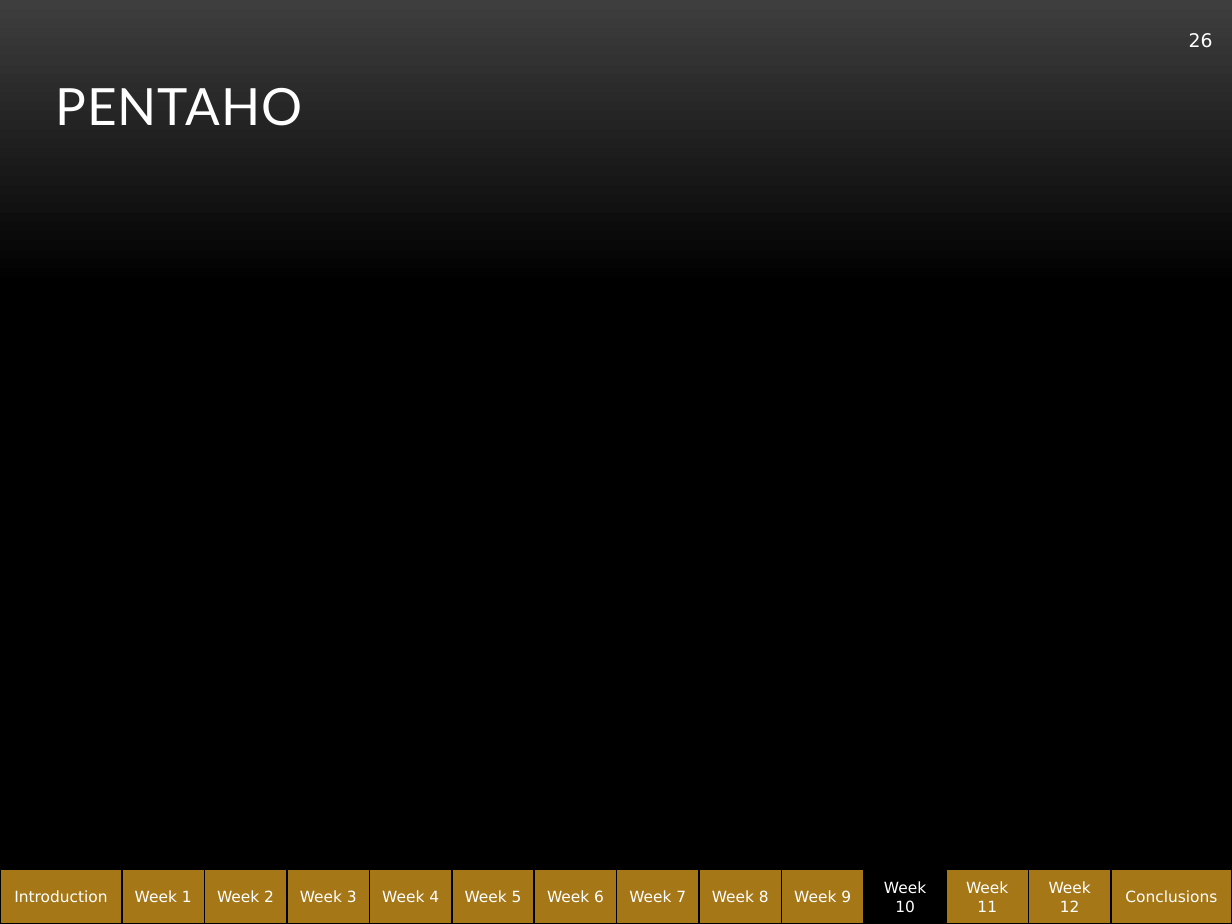
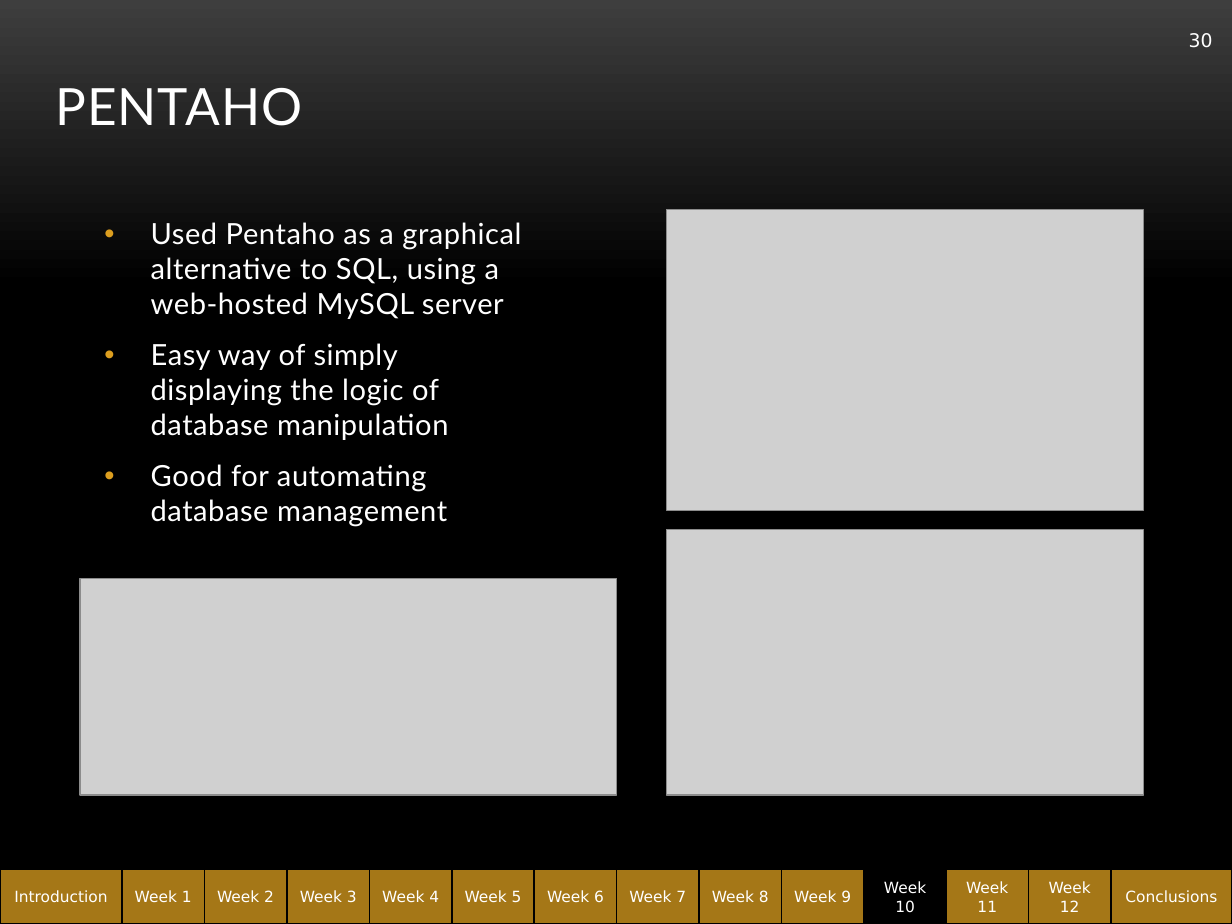
Before and after one commit to abe1ge/teletubbiesQAC, a slide deck: slide 30 of FinalPresentation.pptx (slide 26 before the commit). Drawn at 1232x924 pixels with LibreOffice and Linux fonts; fonts in the diff are those of the drawing; grey boxes stand for pictures; background and template pictures are left out. Boxes give left, top, right and bottom in pixels: in the first picture for what was removed or moved away, otherwise in the second. Text is boxed around its words. In the diff, an @@ line names an element or a change of style, - is before the commit and + after.

```diff
--- a/FinalPresentation.pptx
+++ b/FinalPresentation.pptx
@@ page number at (x1=1189, y1=33, x2=1213, y2=48): text changed @@
-26
+30
@@ picture added at (x1=667, y1=209, x2=1143, y2=510) @@
@@ text added at (x1=151, y1=222, x2=521, y2=527), 17 pt, text #FFFFFF @@
+• Used Pentaho as a graphical alternative to SQL, using a web-hosted MySQL server
+• Easy way of simply displaying the logic of database manipulation
+• Good for automating database management
@@ picture added at (x1=667, y1=530, x2=1143, y2=795) @@
@@ picture added at (x1=80, y1=578, x2=616, y2=795) @@
```
Also in this commit, not shown: 9 other slides changed, 3 slides added, 1 slide removed.
